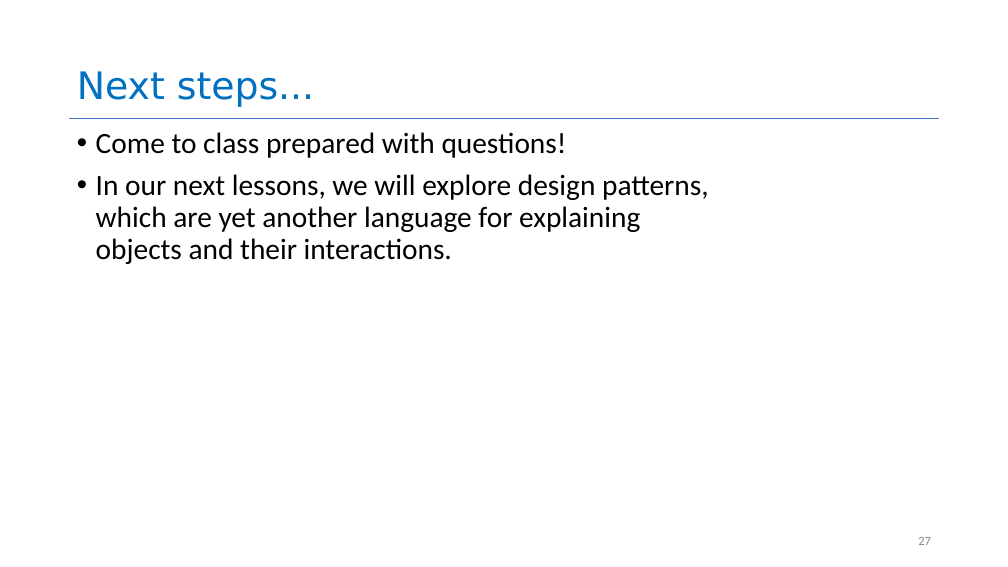
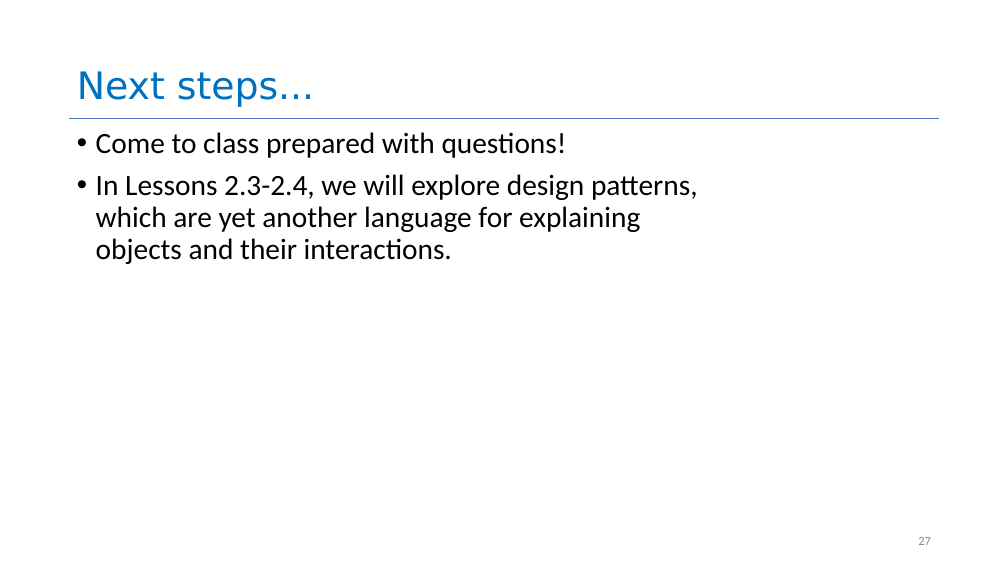
Before and after one commit to neu-se/CS4530-CS5500-Spring-2021, a slide deck: slide 27 of Slides/Lesson 2.2 UML Class and Sequence Diagrams.pptx. Drawn at 1008x567 pixels with LibreOffice and Linux fonts; fonts in the diff are those of the drawing. Boxes give left, top, right and bottom in pixels: in the first picture for what was removed or moved away, otherwise in the second. Text is boxed around its words. In the diff, an @@ line names an element or a change of style, - is before the commit and + after.

```diff
--- a/Slides/Lesson 2.2 UML Class and Sequence Diagrams.pptx
+++ b/Slides/Lesson 2.2 UML Class and Sequence Diagrams.pptx
@@ text at <box>96,174,698,264</box>: text changed @@
-• In our next lessons, we will explore design patterns, which are yet another language for explaining objects and their interactions.
+• In Lessons 2.3-2.4, we will explore design patterns, which are yet another language for explaining objects and their interactions.
```
Also in this commit, not shown: 10 other slides changed, 18 other files.
